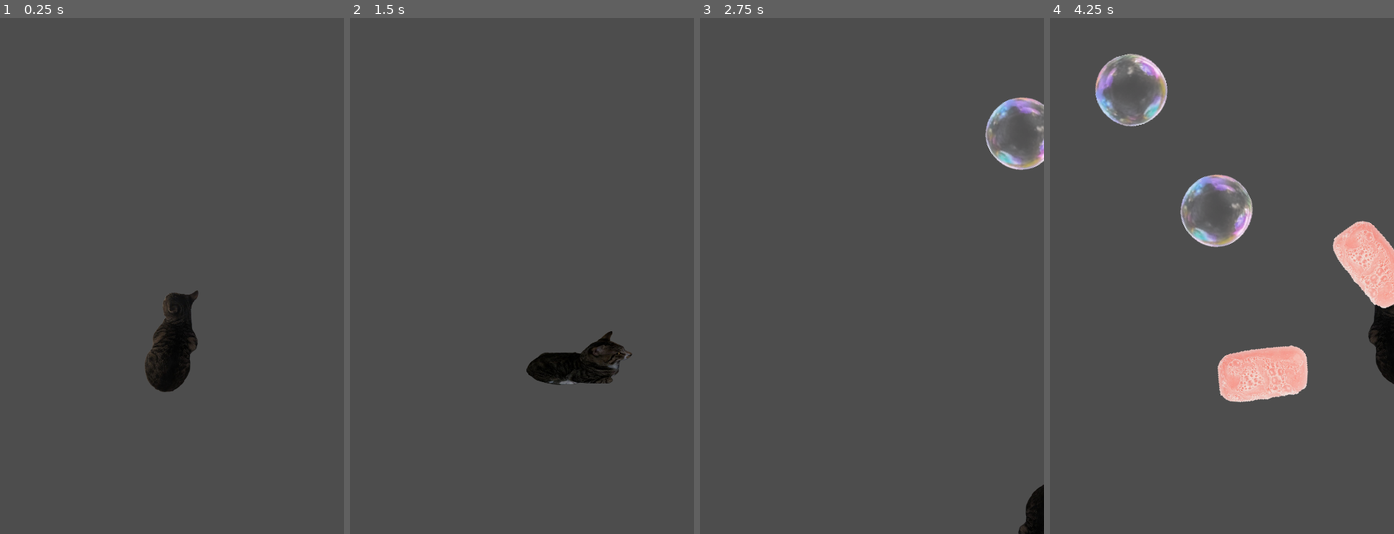
Above: before the commit, frames 1-4 (left to right).
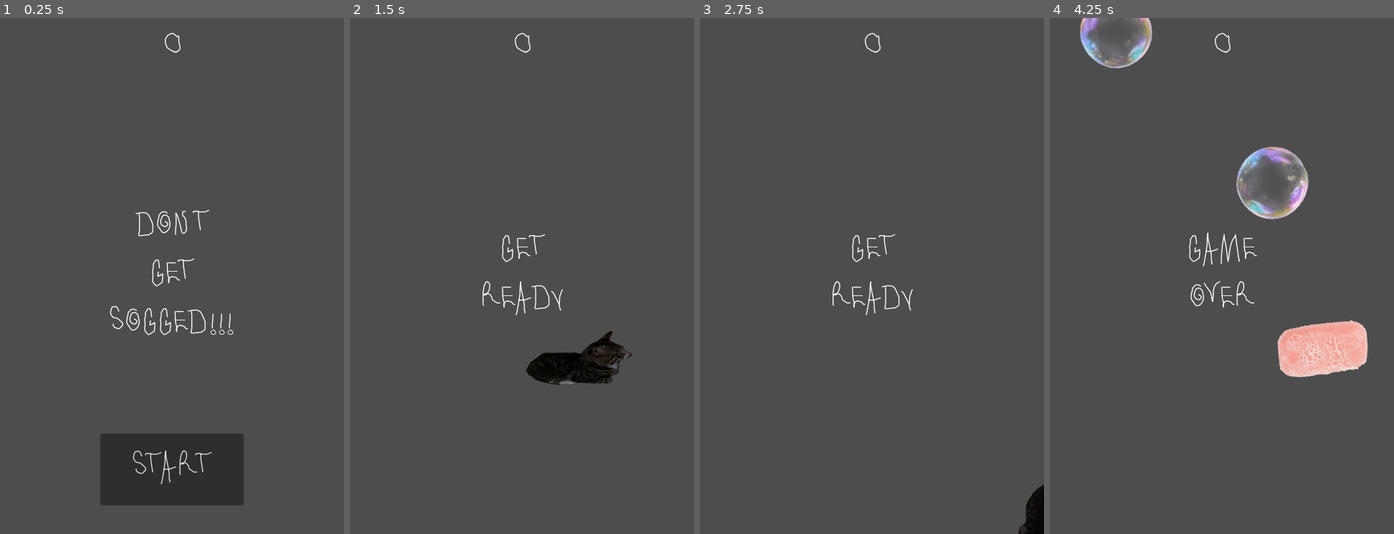
Above: after the commit, the same moments.

Repository: Edwartoes/Miso-Hates-Baths
Game: Godot game, scene res://main.tscn
Same seed, same stepped clock (60 frames per second), same inputs: the game is played once before the commit and once after it.
Inputs (mouse positions are in pixels of both pictures, inside the frame that each line leads up to):
- Up to frame 1 (0.25 s): no input
- Up to frame 2 (1.5 s): click (522, 472) at 0.5 s, where only the run after the commit has a clickable "Start"; tap Enter at 1.25 s; hold Right (moveRight) from 1.28 s (still down)
- Up to frame 3 (2.75 s): release Right (moveRight) at 2.03 s; hold Down (moveDown) from 2.03 s (still down)
- Up to frame 4 (4.25 s): release Down (moveDown) at 2.78 s; hold Right (moveRight) 2.78-3.53 s; hold Up (moveUp) from 3.53 s (still down)

The runs differ from the first frame. In frame 1, 8.3% of the frame differs, in the area x 29-71%, y 2-95%; in frame 2, 0.4%; in frame 3, 1.8%; in frame 4, 13%, in the area x 8-100%, y 0-75%.

Commit message:
finishing up tutorial
tutorial almost done i donjt know what i did just read it okay im tired

Diff:
--- a/Enemies/BasicEnemy.tscn
+++ b/Enemies/BasicEnemy.tscn
@@ -35,7 +35,7 @@
 [sub_resource type="CircleShape2D" id="CircleShape2D_x5xny"]
 radius = 54.666668
 
-[node name="BasicEnemy" type="RigidBody2D" unique_id=1180920758]
+[node name="BasicEnemy" type="RigidBody2D" unique_id=1180920758 groups=["mobs"]]
 scale = Vector2(0.75, 0.75)
 collision_mask = 0
 gravity_scale = 0.0
--- /dev/null
+++ b/UI/hud.gd
@@ -0,0 +1,39 @@
+extends CanvasLayer
+
+# Notifies `Main` node that the button has been pressed
+signal start_game
+
+# Called when the node enters the scene tree for the first time.
+func _ready() -> void:
+	pass # Replace with function body.
+
+
+# Called every frame. 'delta' is the elapsed time since the previous frame.
+func _process(delta: float) -> void:
+	pass
+
+func show_message(text):
+	$Message.text = text
+	$Message.show()
+	$MessageTimer.start()
+
+func show_game_over():
+	show_message("Game Over")
+	# Wait until the MessageTimer has counted down.
+	await $MessageTimer.timeout
+
+	$Message.text = "DON'T GET SOGGED!!!"
+	$Message.show()
+	# Make a one-shot timer and wait for it to finish.
+	await get_tree().create_timer(1.0).timeout
+	$StartButton.show()
+
+func update_score(score):
+	$ScoreLabel.text = str(score)
+
+func _on_start_button_pressed():
+	$StartButton.hide()
+	start_game.emit()
+
+func _on_message_timer_timeout():
+	$Message.hide()
--- a/UI/hud.tscn
+++ b/UI/hud.tscn
@@ -1,8 +1,10 @@
 [gd_scene format=3 uid="uid://dj1o1vl4yqv1r"]
 
+[ext_resource type="Script" uid="uid://si2e0am6p0yd" path="res://UI/hud.gd" id="1_bytes"]
 [ext_resource type="FontFile" uid="uid://d30vqlgbnof88" path="res://UI/FriendsZ-6RB0D.ttf" id="1_ne75i"]
 
 [node name="HUD" type="CanvasLayer" unique_id=601760755]
+script = ExtResource("1_bytes")
 
 [node name="ScoreLabel" type="Label" parent="." unique_id=1874507735]
 anchors_preset = 5
@@ -16,20 +18,47 @@
 theme_override_fonts/font = ExtResource("1_ne75i")
 theme_override_font_sizes/font_size = 64
 text = "0"
+horizontal_alignment = 1
+vertical_alignment = 1
 
 [node name="Message" type="Label" parent="." unique_id=1559130171]
-offset_right = 40.0
-offset_bottom = 23.0
+anchors_preset = 8
+anchor_left = 0.5
+anchor_top = 0.5
+anchor_right = 0.5
+anchor_bottom = 0.5
+offset_left = -20.0
+offset_top = -240.0
+offset_right = 20.0
+offset_bottom = 240.0
+grow_horizontal = 2
+grow_vertical = 2
 size_flags_horizontal = 4
 theme_override_fonts/font = ExtResource("1_ne75i")
 theme_override_font_sizes/font_size = 64
 text = "DON'T GET SOGGED!!!"
+horizontal_alignment = 1
+vertical_alignment = 1
+autowrap_mode = 2
 
 [node name="StartButton" type="Button" parent="." unique_id=1138216871]
-offset_right = 8.0
-offset_bottom = 8.0
+anchors_preset = 7
+anchor_left = 0.5
+anchor_top = 1.0
+anchor_right = 0.5
+anchor_bottom = 1.0
+offset_left = -100.0
+offset_top = -140.0
+offset_right = 100.0
+offset_bottom = -40.0
+grow_horizontal = 2
+grow_vertical = 0
 theme_override_fonts/font = ExtResource("1_ne75i")
 theme_override_font_sizes/font_size = 64
 text = "Start"
 
 [node name="MessageTimer" type="Timer" parent="." unique_id=1543608614]
+wait_time = 2.0
+one_shot = true
+
+[connection signal="pressed" from="StartButton" to="." method="_on_start_button_pressed"]
--- /dev/null
+++ b/UI/message_timer.gd
@@ -0,0 +1,11 @@
+extends Timer
+
+
+# Called when the node enters the scene tree for the first time.
+func _ready() -> void:
+	pass # Replace with function body.
+
+
+# Called every frame. 'delta' is the elapsed time since the previous frame.
+func _process(delta: float) -> void:
+	pass
--- a/main.gd
+++ b/main.gd
@@ -6,7 +6,7 @@
 
 # Called when the node enters the scene tree for the first time.
 func _ready() -> void:
-	new_game()
+	pass
 
 
 # Called every frame. 'delta' is the elapsed time since the previous frame.
@@ -21,11 +21,16 @@
 func game_over():
 	$ScoreTimer.stop()
 	$MobTimer.stop()
+	$HUD.show_game_over()
 
 func new_game():
 	score = 0
 	$PlayerMiso.start($StartPosition.position)
 	$StartTimer.start()
+	$HUD.update_score(score)
+	$HUD.show_message("Get Ready")
+	get_tree().call_group("mobs", "queue_free")
+
 
 func _on_enemy_timer_timeout() -> void:
 	# Create a new instance of the Mob scene.
@@ -60,3 +65,4 @@
 func _on_start_timer_timeout() -> void:
 	$MobTimer.start()
 	$ScoreTimer.start()
+	$HUD.update_score(score)
--- a/main.tscn
+++ b/main.tscn
@@ -3,6 +3,7 @@
 [ext_resource type="Script" uid="uid://gea5s0ubqax3" path="res://main.gd" id="1_h2yge"]
 [ext_resource type="PackedScene" uid="uid://c7trsxr7ixmak" path="res://Player/Miso.tscn" id="1_ig7tw"]
 [ext_resource type="PackedScene" uid="uid://4nky37dx7rh0" path="res://Enemies/BasicEnemy.tscn" id="2_1bvp3"]
+[ext_resource type="PackedScene" uid="uid://dj1o1vl4yqv1r" path="res://UI/hud.tscn" id="3_1bvp3"]
 
 [sub_resource type="Curve2D" id="Curve2D_lquwl"]
 _data = {
@@ -33,7 +34,10 @@
 
 [node name="enemySpawnLocation" type="PathFollow2D" parent="enemyPath" unique_id=1550777694]
 
+[node name="HUD" parent="." unique_id=601760755 instance=ExtResource("3_1bvp3")]
+
 [connection signal="hit" from="PlayerMiso" to="." method="game_over"]
 [connection signal="timeout" from="MobTimer" to="." method="_on_enemy_timer_timeout"]
 [connection signal="timeout" from="ScoreTimer" to="." method="_on_score_timer_timeout"]
 [connection signal="timeout" from="StartTimer" to="." method="_on_start_timer_timeout"]
+[connection signal="start_game" from="HUD" to="." method="new_game"]
Not shown, added: UI/hud.gd.uid
Not shown, added: UI/message_timer.gd.uid
